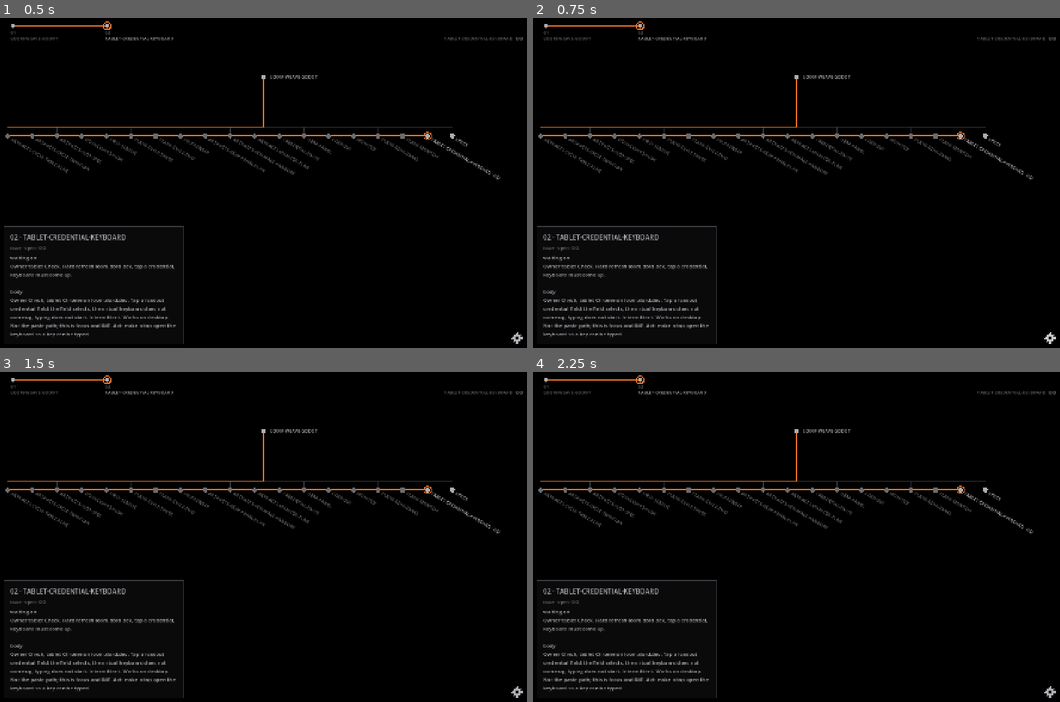
Above: before the commit, frames 1-4 (two rows, left to right).
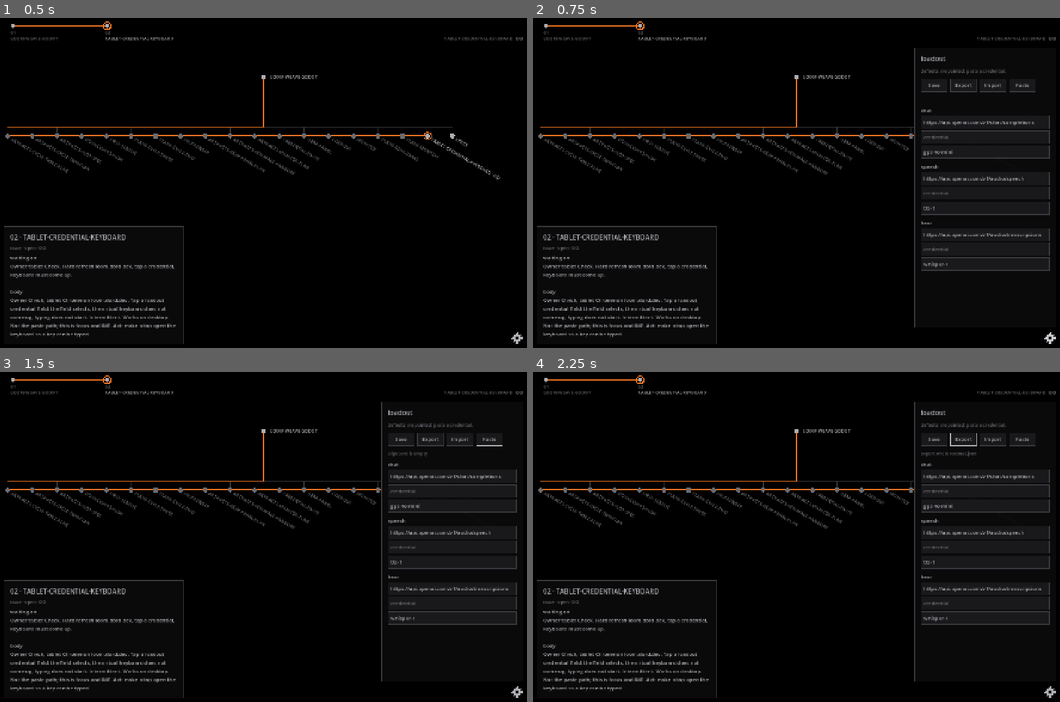
Above: after the commit, the same moments.

Repository: AutomatedPOS/loom-weave-godot
Game: Godot game, scene res://weave/Main.tscn
The game is run twice, just before and just after one commit, with the same random seed, the same clock (stepped at 60 frames per second) and the same inputs.
Inputs (mouse positions are in pixels of both pictures, inside the frame that each line leads up to):
- Up to frame 1 (0.5 s): no input
- Up to frame 2 (0.75 s): click (1049, 338) at 0.5 s
- Up to frame 3 (1.5 s): click (490, 438) at 1.25 s, where only the run after the commit has a clickable "Paste"
- Up to frame 4 (2.25 s): click (965, 438) at 2 s, where only the run after the commit has a clickable "Export"

Frame 1 is identical in both runs. In frame 2, 10% of the frame differs, in the area x 72-99%, y 9-94%; in frame 3, 10%; in frame 4, 10%.
Error before the commit: Parse Error: Too few arguments for "set()" call. Expected at least 2 but received 1. (res://weave/LoadoutPanel.gd:300)

Commit message:
Fix the IME bridge so Godot will compile and fields have rects.
Object.set ate the page setter. Field hits wait one frame so
the scroll well has a size. Smokes stay green.

Co-authored-by: automatedpos <automatedpos@gmail.com>

Diff:
--- a/weave/LoadoutPanel.gd
+++ b/weave/LoadoutPanel.gd
@@ -57,6 +57,8 @@
 func open() -> void:
 	visible = true
 	_web_ime_sync.call_deferred()
+	if is_inside_tree() and not get_tree().process_frame.is_connected(_web_ime_sync):
+		get_tree().process_frame.connect(_web_ime_sync, CONNECT_ONE_SHOT)
 
 
 func close() -> void:
@@ -114,6 +116,8 @@
 
 	_scroll = ScrollContainer.new()
 	_scroll.horizontal_scroll_mode = ScrollContainer.SCROLL_MODE_DISABLED
+	_scroll.size_flags_horizontal = Control.SIZE_EXPAND_FILL
+	_scroll.size_flags_vertical = Control.SIZE_EXPAND_FILL
 	pad.add_child(_scroll)
 	_scroll.get_v_scroll_bar().value_changed.connect(_on_ime_scroll)
 
@@ -297,7 +301,7 @@
 		target.caret_column = target.text.length()
 	_web_ime_show(target)
 	if _web_ime:
-		_web_ime.set(target.text)
+		_web_ime.setText(target.text)
 	_note(PASTED)
 
 
@@ -325,8 +329,8 @@
 ## Godot's web LineEdit pastes a stale copy of the clipboard on
 ## Ctrl/Cmd+V. The browser paste event carries the real text, so on
 ## web that event feeds paste_text and the built-in action is dropped.
-## A tap selects the field and does not open the tablet keyboard;
-## that same gesture attaches a real page input over the field.
+## A tap on a field is handled in the page (loomIme touchstart).
+## This Godot path is only a backup if that hit-test missed.
 func _on_edit_input(event: InputEvent, edit: LineEdit) -> void:
 	if not _is_web():
 		return
@@ -546,7 +550,7 @@
 		input.style.width = "1px";
 		input.style.height = "1px";
 	};
-	p.set = function (text) { input.value = text || ""; };
+	p.setText = function (text) { input.value = text || ""; };
 	function onDown(evt) {
 		if (!p.armed) { return; }
 		if (evt.target === input) { return; }
@@ -621,13 +625,21 @@
 
 func _ime_fields() -> Array:
 	var out: Array = []
-	var clip := _scroll.get_global_rect() if _scroll else get_global_rect()
+	var clip := get_global_rect()
+	if _scroll:
+		var sr := _scroll.get_global_rect()
+		if sr.size.x >= 8.0 and sr.size.y >= 8.0:
+			clip = sr
+	var clip_ok := clip.size.x >= 8.0 and clip.size.y >= 8.0
 	for cap in Loadout.CAPS:
 		for field in Loadout.FIELDS:
 			var e := field_edit(cap, field)
 			if e == null:
 				continue
-			var vis: Rect2 = e.get_global_rect().intersection(clip)
+			var r := e.get_global_rect()
+			if r.size.x < 8.0 or r.size.y < 8.0:
+				continue
+			var vis: Rect2 = r.intersection(clip) if clip_ok else r
 			if vis.size.x < 8.0 or vis.size.y < 8.0:
 				continue
 			out.append({
--- a/weave/loadout_smoke.gd
+++ b/weave/loadout_smoke.gd
@@ -244,6 +244,7 @@
 		quit(1)
 		return
 	blank.open()
+	await process_frame
 	var ids := blank.ime_field_ids()
 	if ids.find("chat/credential") < 0 or ids.find("speech/model") < 0:
 		push_error("IME field list missed a loadout edit: %s" % ", ".join(ids))
